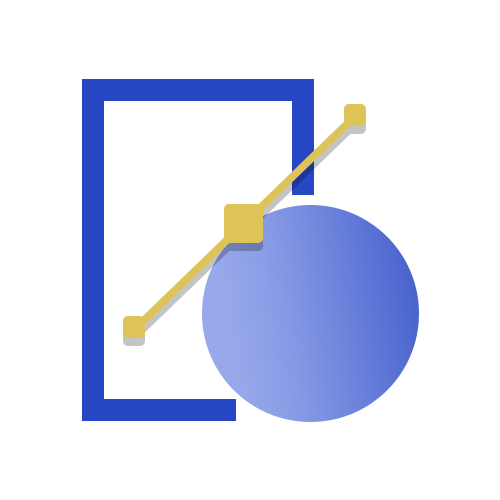
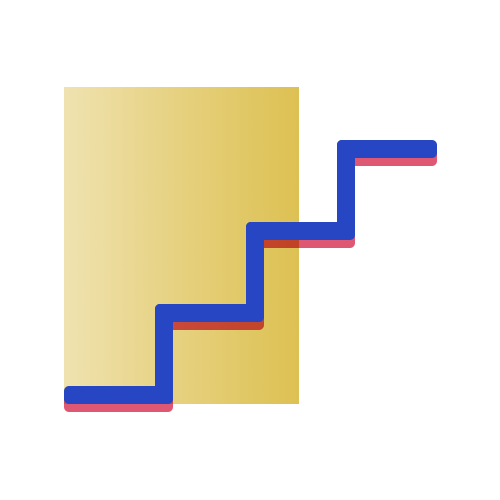
Comparing the layer stacks of the two 500 x 500 images. Changes:
added group "그룹 4 복사 2" with 7 layers above "사각형 3" over <box>64,140,437,404</box>
added layer "모서리가 둥근 직사각형 3 복사 4" (1st of 3, in "그룹 4 복사 2") in group "그룹 4 복사 2" over <box>155,304,173,404</box>
added layer "모서리가 둥근 직사각형 3 복사 2" (1st of 3, in "그룹 4 복사 2") in group "그룹 4 복사 2" over <box>64,386,164,404</box>
added layer "모서리가 둥근 직사각형 3 복사 4" (2nd of 3, in "그룹 4 복사 2") in group "그룹 4 복사 2" over <box>246,222,264,322</box>
added layer "모서리가 둥근 직사각형 3 복사 2" (2nd of 3, in "그룹 4 복사 2") in group "그룹 4 복사 2" over <box>155,304,255,322</box>
added layer "모서리가 둥근 직사각형 3 복사 4" (3rd of 3, in "그룹 4 복사 2") in group "그룹 4 복사 2" over <box>337,140,355,240</box>
added layer "모서리가 둥근 직사각형 3 복사 3" in group "그룹 4 복사 2" over <box>337,140,437,158</box>
added layer "모서리가 둥근 직사각형 3 복사 2" (3rd of 3, in "그룹 4 복사 2") in group "그룹 4 복사 2" over <box>246,222,346,240</box>
added layer "사각형 3" above "그룹 3" over <box>64,87,299,404</box>
hid group "그룹 3" (8 layers) over <box>64,79,437,422</box>
hid "사각형 2" over <box>82,79,314,421</box>
